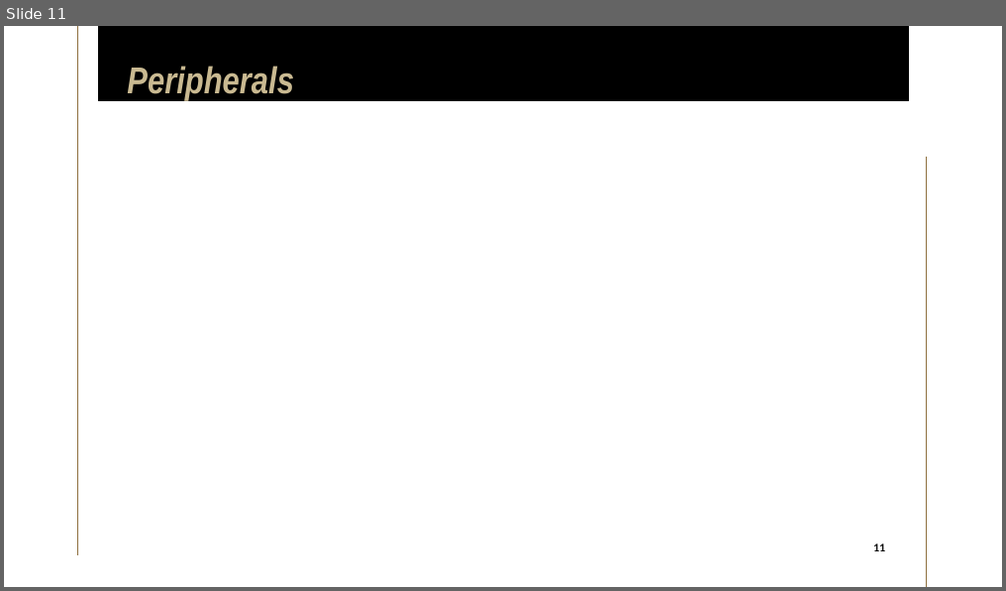
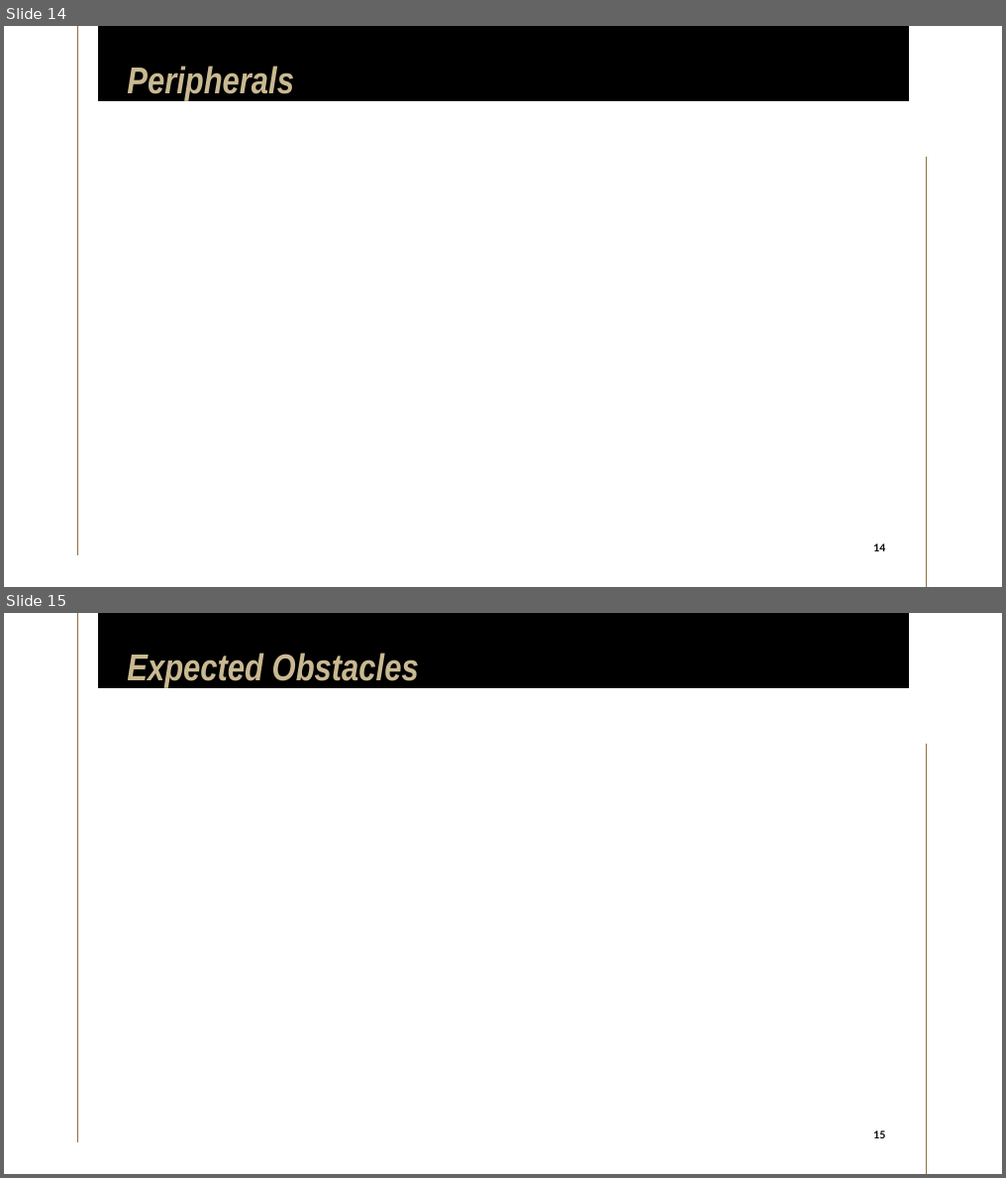
Before and after one commit to limichael246/STARS_2024, a slide deck: Project_Proposal.pptx. Shown one above the other, each under a label of ours: slide 11 before the commit, slides 14 and 15 after it. The pictures are 1006x591 and 1006x1178 pixels, drawn with LibreOffice and Linux fonts; fonts in the diff are those of the drawing. Boxes give left, top, right and bottom in pixels: in the first picture for what was removed or moved away, otherwise in the second. Text is boxed around its words. In the diff, an @@ line names an element or a change of style, - is before the commit and + after.

```diff
--- a/Project_Proposal.pptx
+++ b/Project_Proposal.pptx
@@ slide 15 added at [4, 613, 1002, 1174], background #FFFFFF; not listed: 3 template elements that a slide beside it also shows @@
@@ title added at [127, 653, 419, 688], 36 pt, text #C9B991, bold, italic @@
+Expected Obstacles
@@ page number added at [868, 1126, 891, 1145], 10 pt, text #000000, bold @@
+15
@@ what was slide 11 is now slide 14 @@
@@ page number at [873, 544, 885, 552]: text changed @@
-11
+14
```
Also in this commit, not shown: 5 slides changed, 4 other slides added.
